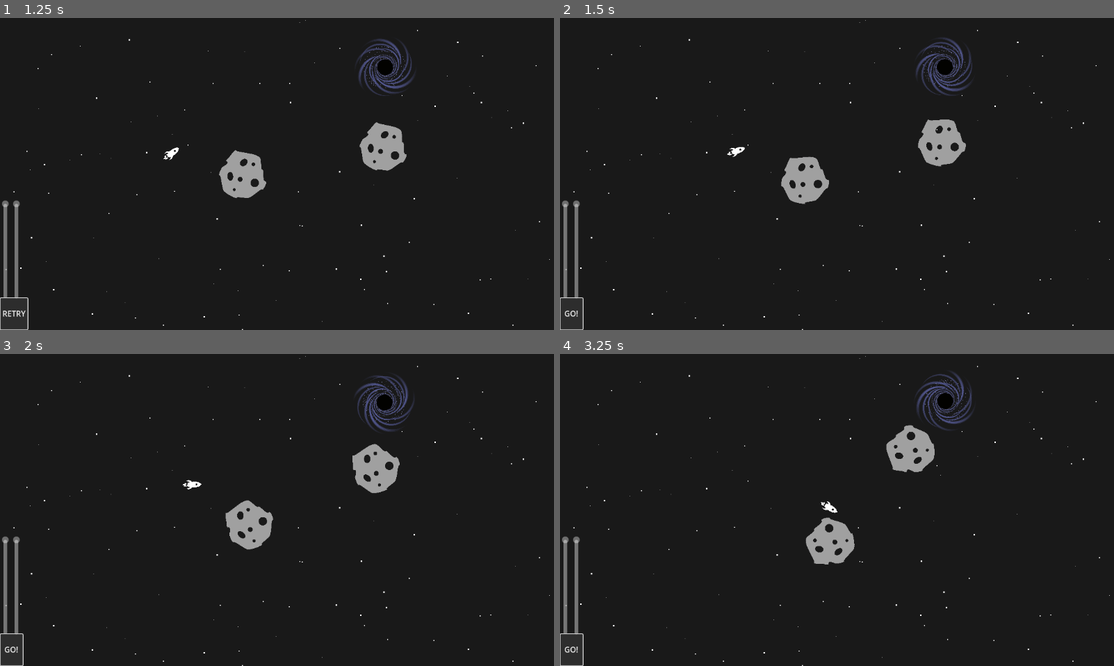
Above: before the commit, frames 1-4 (two rows, left to right).
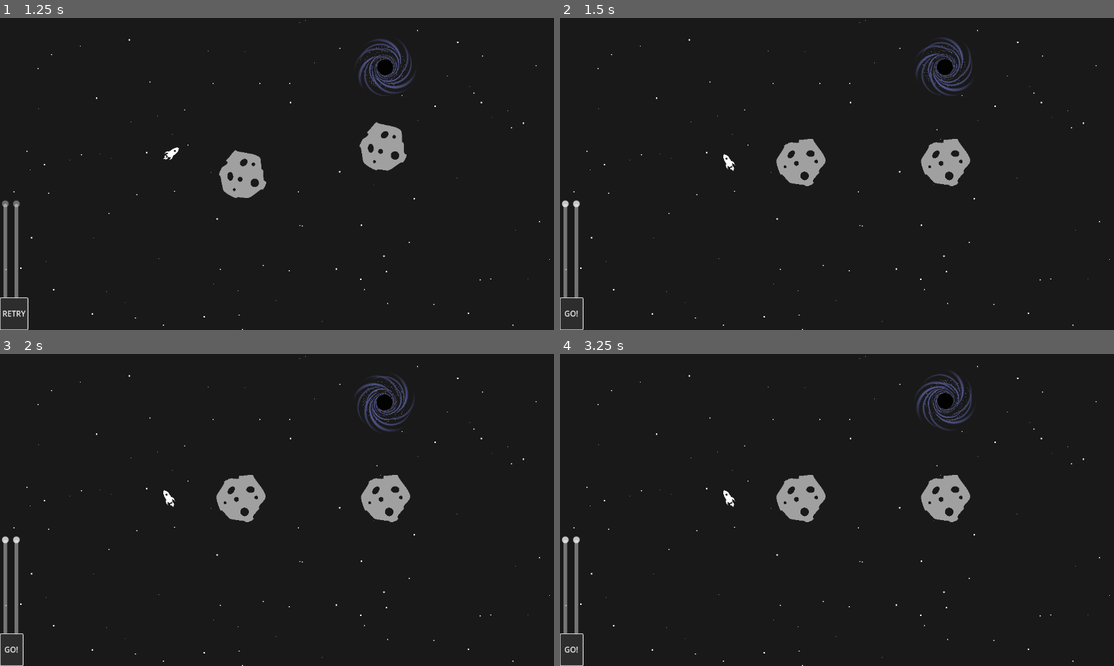
Above: after the commit, the same moments.

Repository: SuvegesMarton/aimtheship
Game: Godot game, scene res://scenes/level_manager.tscn
Same seed, same stepped clock (60 frames per second), same inputs: the game is played once before the commit and once after it.
Inputs:
- Up to frame 1 (1.25 s): click "GO!" at 0.5 s
- Up to frame 2 (1.5 s): click "RETRY" at 1.25 s
- Up to frame 3 (2 s): no input
- Up to frame 4 (3.25 s): click "GO!" at 2 s; click "RETRY" at 2.75 s

Frame 1 is identical in both runs. In frame 2, 2.2% of the frame differs, in the area x 0-75%, y 32-61%; in frame 3, 2.9%; in frame 4, 3.7%, in the area x 0-75%, y 22-68%.

Commit message:
implemented retry button functionality. done some required minor refactorization

Diff:
--- a/scenes/level_start_ui.tscn
+++ b/scenes/level_start_ui.tscn
@@ -13,7 +13,7 @@
 [node name="direction" parent="." instance=ExtResource("1_mhc3f")]
 max_value = 360.0
 
-[node name="go_button" type="Button" parent="."]
+[node name="button" type="Button" parent="."]
 offset_right = 8.0
 offset_bottom = 8.0
 text = "GO!"
--- a/scripts/levelManager.gd
+++ b/scripts/levelManager.gd
@@ -10,6 +10,9 @@
 # Called when the node enters the scene tree for the first time.
 func _ready() -> void:
 	load_level()
+	$levelStartUI/button.connect("go_button_pressed", start_simulation)
+	$levelStartUI/button.connect("retry_button_pressed", restart_simulation)
+
 
 # Called every frame. 'delta' is the elapsed time since the previous frame.
 func _process(_delta: float) -> void:
@@ -17,9 +20,6 @@
 		0:
 			var speed_and_dir = $levelStartUI.get_values()
 			$objectManager.rocket.set_speed_and_dir(speed_and_dir[0], speed_and_dir[1])
-			if !$levelStartUI.values_under_configuration:
-				phase = 1
-				$objectManager.start_movement()
 		1:
 			pass
 
@@ -36,6 +36,18 @@
 				#d**dist_coeff in gravity equation instead of d**2 to customize gravity function profile
 				$objectManager.dist_coeff  = config.get_value(item, "dist_coeff")
 			"rocket":
-				$objectManager.loadPhysicsAttributesFromFile(config, item, $objectManager.rocket)
+				$objectManager.loadPhysicsAttributesFromFile(config, item, 0)
 			_:
-				$objectManager.loadPhysicsAttributesFromFile(config, item, null)
+				$objectManager.loadPhysicsAttributesFromFile(config, item, 1)
+
+
+func start_simulation():
+	phase = 1
+	$objectManager.start_movement()
+	$levelStartUI.disable_edit()
+
+func restart_simulation():
+	phase = 0
+	$objectManager.deletePhysicsElements()
+	$levelStartUI.enable_edit()
+	load_level()
--- a/scripts/level_start_ui.gd
+++ b/scripts/level_start_ui.gd
@@ -1,25 +1,24 @@
 extends Node2D
-
-var values_under_configuration = true
 
 # Called when the node enters the scene tree for the first time.
 func _ready() -> void:
 	$speed.position = Vector2(0, 0)
 	$direction.position = Vector2(get_viewport().size.x/50, 0)
-	$go_button.position = Vector2(1, get_viewport().size.y*0.9-1)
-
-	$go_button.connect("go_button_pressed", _start_simulation)
+	$button.position = Vector2(1, get_viewport().size.y*0.9-1)
 
 # Called every frame. 'delta' is the elapsed time since the previous frame.
 func _process(_delta: float) -> void:
 	pass
 
-func _start_simulation():
-	values_under_configuration=false
+func disable_edit():
 	$speed.editable=false
 	$direction.editable=false
 	#$go_button.disabled=true
 
+func enable_edit():
+	$speed.editable=true
+	$direction.editable=true
+	#$go_button.disabled=true
 
 func get_values():
 	return [$speed.get_val(), $direction.get_val()]
--- a/scripts/objectManager.gd
+++ b/scripts/objectManager.gd
@@ -8,7 +8,7 @@
 var dist_coeff=1.7
 
 var physicsElements = []
-var rocket = RocketScene.instantiate()
+var rocket
 # Called when the node enters the scene tree for the first time.
 func _ready() -> void:
 	var ep = EndpointScene.instantiate()
@@ -24,14 +24,23 @@
 	for obj in physicsElements:
 		obj.movement_enabled = true
 
-func loadPhysicsAttributesFromFile(config, item: String, object: Node2D) -> void:
-	if object==null:
+func loadPhysicsAttributesFromFile(config, item: String, object_type: int) -> void:
+	var object
+	if object_type==0:
+		rocket = RocketScene.instantiate()
+		object = rocket
+	if object_type==1:
 		object = MeteoriteScene.instantiate()
 	object.position = config.get_value(item, "pos")
 	object.velocity = config.get_value(item, "vel")
 	object.weight = config.get_value(item, "weight")
 	add_child(object)
 	physicsElements.append(object)
+
+func deletePhysicsElements() -> void:
+	for e in physicsElements:
+		e.queue_free()
+	physicsElements = []
 
 #calculate gravity on all physics-affected objects
 func calculateGravityEffects(delta: float) -> void:
